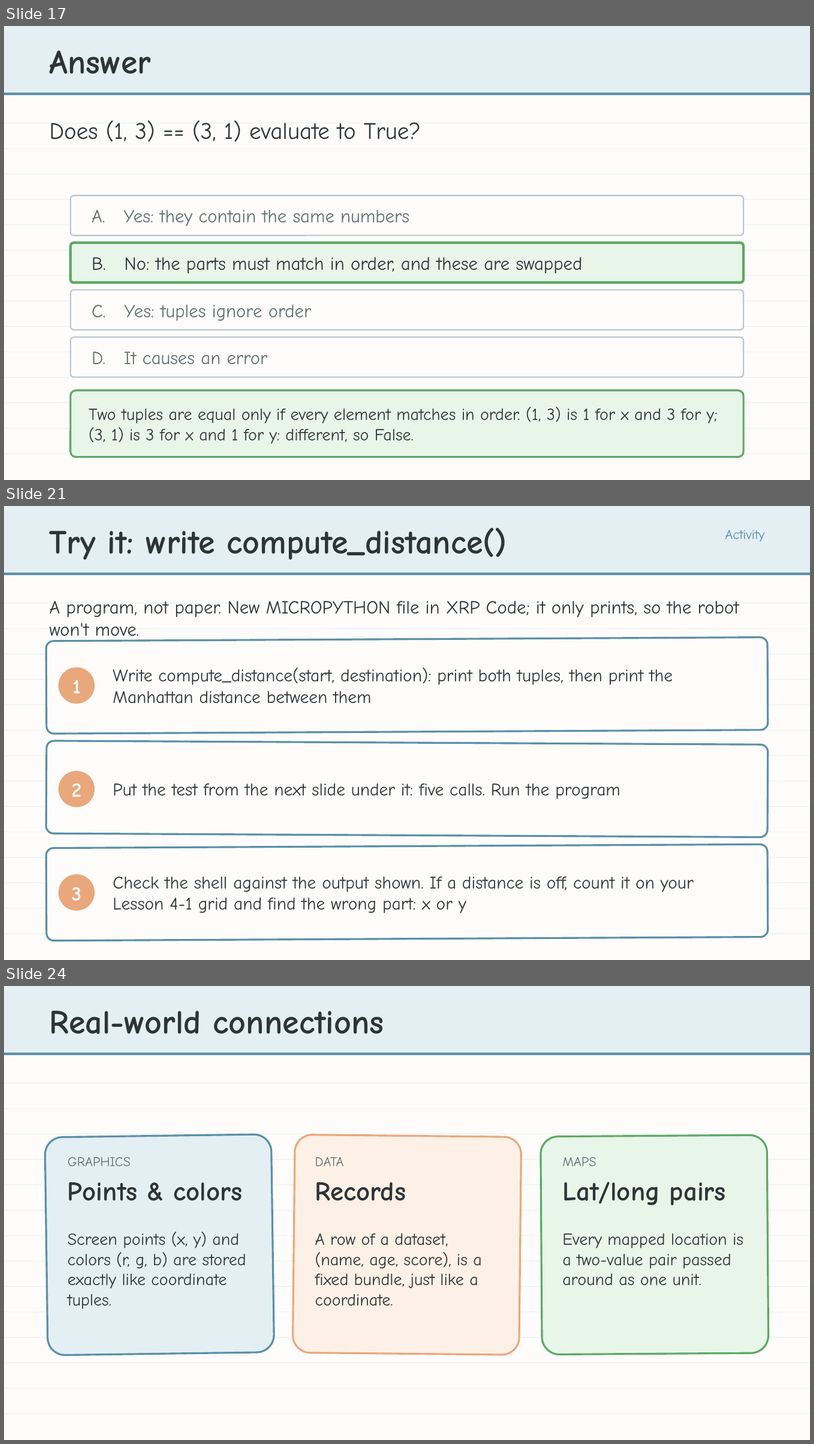
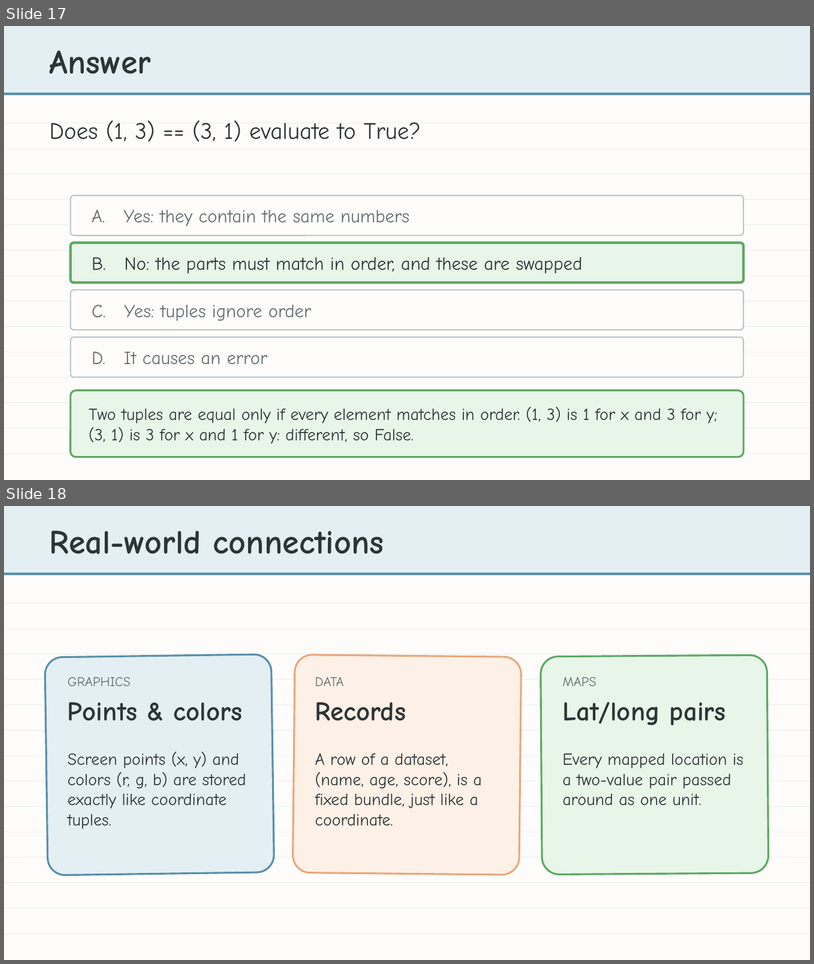
Before and after one commit to bradamiller/LearningPython, a slide deck: static/slides/module-04-manhattan/module-4-lesson-02-tuples.pptx. Shown one above the other, each under a label of ours: slides 17, 21 and 24 before the commit, slides 17 and 18 after it; the slides between them are not shown. The pictures are 814x1444 and 814x964 pixels, drawn with LibreOffice and Linux fonts; fonts in the diff are those of the drawing. Boxes give left, top, right and bottom in pixels: in the first picture for what was removed or moved away, otherwise in the second. Text is boxed around its words. In the diff, an @@ line names an element or a change of style, - is before the commit and + after.

```diff
--- a/static/slides/module-04-manhattan/module-4-lesson-02-tuples.pptx
+++ b/static/slides/module-04-manhattan/module-4-lesson-02-tuples.pptx
@@ slide 21 removed at (4,506,810,960), background #FDFCFA @@
@@ rectangle removed at (4,506,810,573) @@
@@ text removed at (50,528,507,560) @@
-Try it: write compute_distance()
@@ text removed at (725,530,765,541) @@
-Activity
@@ rectangle removed at (4,573,810,575) @@
@@ rectangle removed at (4,603,810,603) @@
@@ text removed at (50,601,740,642) @@
-A program, not paper. New MICROPYTHON file in XRP Code; it only prints, so the robot won't move.
@@ rectangle removed at (4,628,810,629) @@
@@ rounded rectangle removed at (46,637,768,733) @@
@@ rectangle removed at (4,654,810,654) @@
@@ ellipse removed at (59,667,95,704) @@
@@ text removed at (113,667,673,703) @@
-Write compute_distance(start, destination): print both tuples, then print the Manhattan distance between them
@@ rectangle removed at (4,679,810,679) @@
@@ text removed at (72,680,80,693) @@
-1
@@ rectangle removed at (4,705,810,705) @@
@@ rectangle removed at (4,730,810,730) @@
@@ rectangle removed at (4,755,810,756) @@
@@ rounded rectangle removed at (46,741,768,837) @@
@@ ellipse removed at (59,771,95,807) @@
@@ rectangle removed at (4,781,810,781) @@
@@ text removed at (72,783,82,796) @@
-2
@@ text removed at (113,783,621,799) @@
-Put the test from the next slide under it: five calls. Run the program
@@ rectangle removed at (4,806,810,807) @@
@@ rectangle removed at (4,831,810,832) @@
@@ rounded rectangle removed at (46,844,768,940) @@
@@ rectangle removed at (4,857,810,858) @@
@@ rectangle removed at (4,882,810,883) @@
@@ ellipse removed at (59,874,95,910) @@
@@ text removed at (113,876,694,913) @@
-Check the shell against the output shown. If a distance is off, count it on your Lesson 4-1 grid and find the wrong part: x or y
@@ text removed at (72,887,82,900) @@
-3
@@ rectangle removed at (4,907,810,908) @@
@@ rectangle removed at (4,933,810,934) @@
@@ what was slide 24 is now slide 18 @@
```
Also in this commit, not shown: 1 slide changed, 5 other slides removed, 19 other files.
